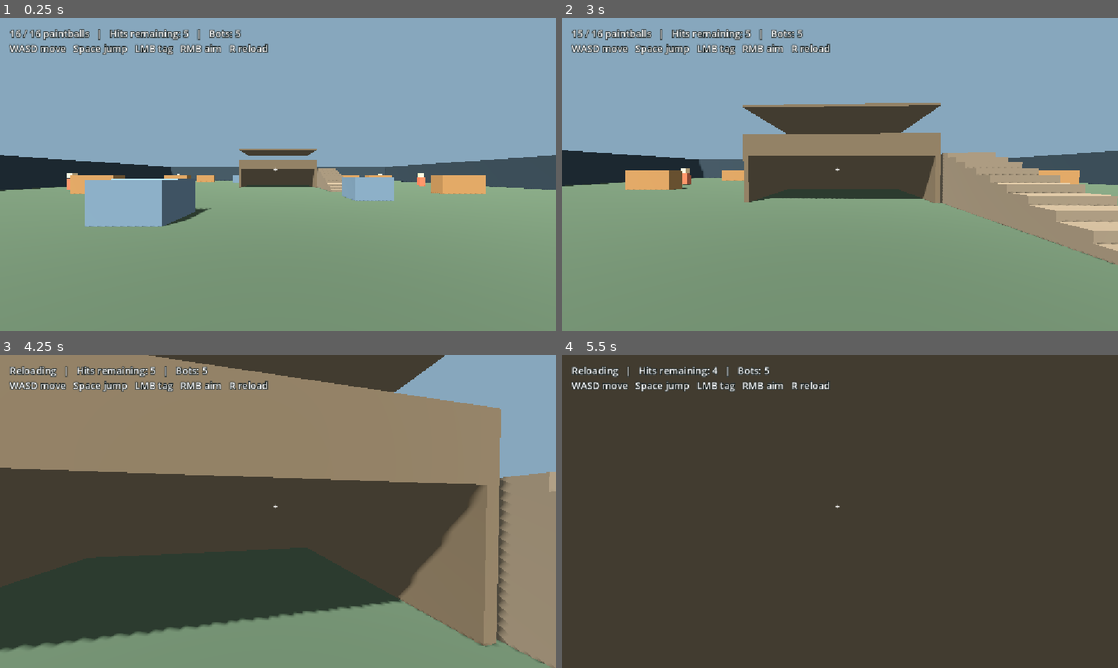
Above: before the commit, frames 1-4 (two rows, left to right).
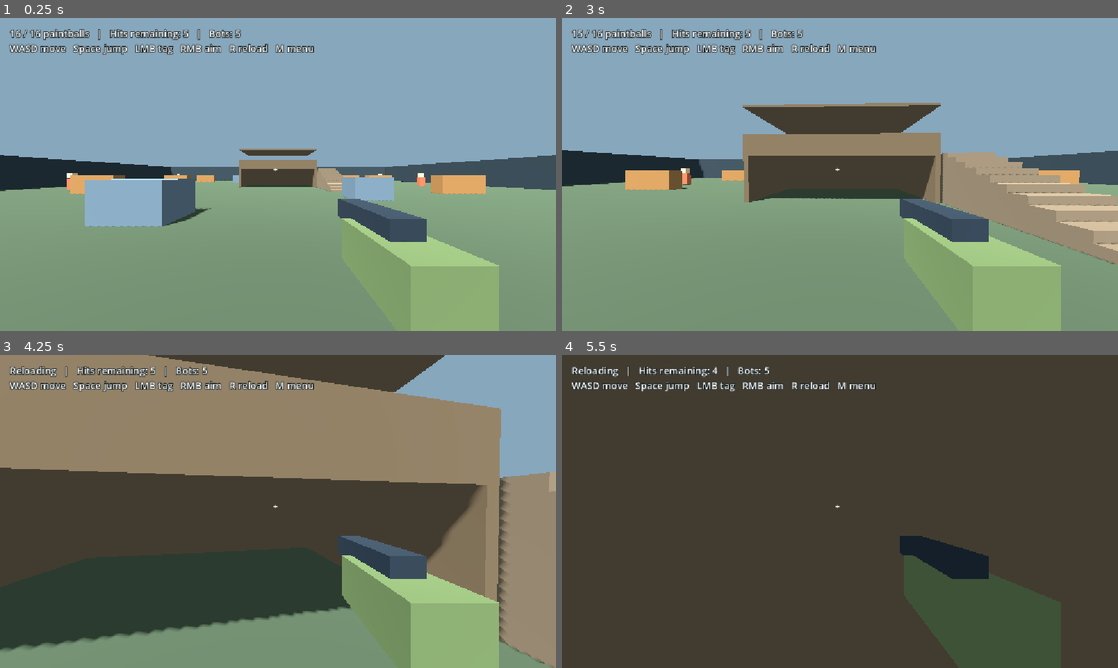
Above: after the commit, the same moments.

Repository: 302stang86/fdfd
Game: Godot game, scene res://arena.tscn
Same seed, same stepped clock (60 frames per second), same inputs: the game is played once before the commit and once after it.
Inputs (mouse positions are in pixels of both pictures, inside the frame that each line leads up to):
- Up to frame 1 (0.25 s): no input
- Up to frame 2 (3 s): tap Enter at 0.5, 1.55, 2.1 s; move the mouse to (867, 174) at 0.52 s; hold W from 0.53 s (still down); tap M at 0.6, 2.3, 2.85 s; click (867, 174) at 0.67 s; tap Space at 0.77, 1.52 s; tap R at 0.8, 1.35 s; move the mouse to (812, 174) at 1.27 s; click (812, 174) at 1.42 s; move the mouse to (851, 168) at 2.02 s; click (851, 168) at 2.17 s; move the mouse to (834, 180) at 2.77 s; click (834, 180) at 2.92 s
- Up to frame 3 (4.25 s): keep holding W; tap Space at 3.02, 3.77 s; tap R at 3.05, 3.6 s; move the mouse to (316, 514) at 3.52 s; click (316, 514) at 3.67 s; tap Enter at 3.8 s
- Up to frame 4 (5.5 s): keep holding W; move the mouse to (795, 508) at 4.27 s; tap Enter at 4.35 s; click (795, 508) at 4.42 s; tap Space at 4.52 s; tap M at 4.55, 5.1 s; move the mouse to (845, 511) at 5.02 s; click (845, 511) at 5.17 s; tap R at 5.3 s

The runs differ from the first frame. In frame 1, 5.1% of the frame differs, in the area x 49-90%, y 8-100%; in frame 2, 5.7%; in frame 3, 7.2%; in frame 4, 1.4%.

Commit message:
Connect character, marker, audio and map selections

Diff:
--- a/arena.gd
+++ b/arena.gd
@@ -2,7 +2,21 @@
 
 const SPEED := 5.0
 const LOOK := 0.0025
-const MAGAZINE := 16
+signal menu_requested
+
+const MAGAZINES := [16, 6, 4]
+const RELOAD_TIMES := [2.0, 0.85, 1.5]
+const SHOT_INTERVALS := [0.11, 0.85, 1.15]
+const AIM_FOVS := [62.0, 28.0, 70.0]
+
+var marker_id := 0
+var map_id := 0
+var outfit_color := Color("#63774b")
+var custom_layout: Dictionary = {}
+var shot_audio: AudioStreamPlayer
+
+func magazine_size() -> int:
+	return MAGAZINES[marker_id]
 
 var player: CharacterBody3D
 var camera: Camera3D
@@ -10,7 +24,7 @@
 var bots: Array[CharacterBody3D] = []
 var bot_velocities: Array[Vector3] = []
 var spawn := Vector3(0, 0.1, 19)
-var ammo := MAGAZINE
+var ammo := 16
 var health := 5
 var reload := 0.0
 var cooldown := 0.0
@@ -36,28 +50,21 @@
 	for side in [-1, 1]:
 		box(Vector3(side * 24, 1.5, 0), Vector3(0.5, 3, 48), Color("#323e43"))
 		box(Vector3(0, 1.5, side * 24), Vector3(48, 3, 0.5), Color("#323e43"))
+		if map_id != 0:
+			continue
 		for z in [-16, -6, 5, 14]:
 			box(Vector3(side * 13, 0.65, z), Vector3(3, 1.3, 1), Color("#a17443"))
-	for point in [Vector3(-4, 0.6, 13), Vector3(5, 0.6, 8), Vector3(-6, 0.6, -12), Vector3(7, 0.6, -14)]:
-		box(point, Vector3(2, 1.2, 2), Color("#647984"))
-
-	var building := Color("#695943")
-	box(Vector3(0, 1.95, -4), Vector3(8, 0.1, 6), building)
-	box(Vector3(0, 3.95, -4), Vector3(8, 0.1, 6), building)
-	for x in [-3.9, 3.9]:
-		box(Vector3(x, 1, -4), Vector3(0.2, 2, 6), building)
-	box(Vector3(0, 1, -6.9), Vector3(8, 2, 0.2), building)
-	box(Vector3(0, 2.4, -6.9), Vector3(8, 0.8, 0.2), building)
-	box(Vector3(0, 2.4, -1.1), Vector3(8, 0.8, 0.2), building)
-	# Raised exterior steps. Each tread rises 0.2 m.
-	for step in range(10):
-		var height := (step + 1) * 0.2
-		box(Vector3(5, height / 2.0, 4 - step * 0.55),
-			Vector3(1.8, height, 0.56), Color("#7b6b55"), self, false)
-	# A continuous collision ramp lets CharacterBody3D climb the visible steps.
-	var ramp := box(Vector3(5, 0.90, 1.525), Vector3(1.75, 0.12, 5.89),
-		building, self, true, false)
-	ramp.rotation.x = atan2(2.0, 5.5)
+	if map_id == 0:
+		build_field_day()
+	elif map_id >= 2:
+		for cell in custom_layout:
+			var coordinates := String(cell).split(",")
+			if coordinates.size() != 2 or not coordinates[0].is_valid_int() or not coordinates[1].is_valid_int():
+				continue
+			var x := coordinates[0].to_int()
+			var z := coordinates[1].to_int()
+			if absi(x) <= 20 and absi(z) <= 16:
+				box(Vector3(x, 0.65, z), Vector3(1.7, 1.3, 1.7), Color("#a17443"))
 
 	player = actor(spawn)
 	player.floor_snap_length = 0.35
@@ -65,6 +72,9 @@
 	camera.position.y = 1.35
 	camera.current = true
 	player.add_child(camera)
+	box(Vector3(0.32, -0.24, -0.54), Vector3(0.16, 0.15, 0.38), outfit_color, camera, false)
+	box(Vector3(0.32, -0.15, -0.68), Vector3(0.09, 0.08, 0.41), Color("#27323b"), camera, false)
+	create_shot_audio()
 	var overlay := CanvasLayer.new()
 	add_child(overlay)
 	hud = Label.new()
@@ -138,7 +148,7 @@
 	player.velocity = Vector3.ZERO
 	camera.rotation.x = 0
 	health = 5
-	ammo = MAGAZINE
+	ammo = magazine_size()
 	reload = 0
 	cooldown = 0
 	bot_clock = 0
@@ -148,12 +158,15 @@
 
 func _unhandled_input(event: InputEvent) -> void:
 	if event is InputEventKey and event.pressed and not event.echo:
+		if event.keycode == KEY_M and not menu_requested.get_connections().is_empty():
+			menu_requested.emit()
+			return
 		if event.keycode == KEY_ESCAPE:
 			Input.mouse_mode = Input.MOUSE_MODE_VISIBLE
 		if event.keycode == KEY_ENTER and outcome != "":
 			start_match()
-		if event.keycode == KEY_R and reload <= 0 and ammo < MAGAZINE and outcome == "":
-			reload = 2.0
+		if event.keycode == KEY_R and reload <= 0 and ammo < magazine_size() and outcome == "":
+			reload = RELOAD_TIMES[marker_id]
 	if event is InputEventMouseButton and event.pressed and event.button_index == MOUSE_BUTTON_LEFT:
 		if Input.mouse_mode != Input.MOUSE_MODE_CAPTURED:
 			Input.mouse_mode = Input.MOUSE_MODE_CAPTURED
@@ -178,7 +191,7 @@
 	if player.is_on_floor() and Input.is_physical_key_pressed(KEY_SPACE):
 		player.velocity.y = 3.3
 	player.move_and_slide()
-	var aim_fov := 62.0 if Input.is_mouse_button_pressed(MOUSE_BUTTON_RIGHT) else 78.0
+	var aim_fov: float = AIM_FOVS[marker_id] if Input.is_mouse_button_pressed(MOUSE_BUTTON_RIGHT) else 78.0
 	camera.fov = move_toward(camera.fov, aim_fov, 120.0 * delta)
 	cooldown = maxf(cooldown - delta, 0)
 	if fire_requested:
@@ -189,7 +202,7 @@
 	if reload > 0:
 		reload = maxf(reload - delta, 0)
 		if reload == 0:
-			ammo = MAGAZINE
+			ammo = magazine_size()
 	bot_clock += delta
 	var bot_fire := bot_clock >= 1.5
 	if bot_fire:
@@ -230,21 +243,74 @@
 	if cooldown > 0 or reload > 0 or ammo == 0:
 		return
 	ammo -= 1
-	cooldown = 0.11
+	cooldown = SHOT_INTERVALS[marker_id]
+	shot_audio.play()
 	var origin := camera.global_position
 	var hit := trace(origin, origin - camera.global_basis.z * 70, player)
+	var tagged: Array[CharacterBody3D] = []
 	var target = hit.get("collider")
-	var index := bots.find(target) if target is CharacterBody3D else -1
-	if index >= 0:
+	if target is CharacterBody3D and bots.has(target):
+		tagged.append(target)
+	if marker_id == 2 and not hit.is_empty():
+		var impact: Vector3 = hit["position"]
+		var splash_origin: Vector3 = impact + hit["normal"] * 0.08
+		for bot in bots:
+			if tagged.has(bot) or bot.position.distance_to(impact) > 4.0:
+				continue
+			var splash := trace(splash_origin, bot.position + Vector3.UP * 0.75, player)
+			if splash.get("collider") == bot:
+				tagged.append(bot)
+	for bot in tagged:
+		var index := bots.find(bot)
 		bots.remove_at(index)
 		bot_velocities.remove_at(index)
-		target.queue_free()
-		if bots.is_empty():
-			outcome = "Arena cleared! Press Enter to restart."
+		bot.queue_free()
+	if bots.is_empty():
+		outcome = "Arena cleared! Press Enter to restart."
 	update_hud()
 
 func update_hud() -> void:
-	var status := "Reloading" if reload > 0 else "%d / %d paintballs" % [ammo, MAGAZINE]
-	hud.text = "%s   |   Hits remaining: %d   |   Bots: %d\nWASD move   Space jump   LMB tag   RMB aim   R reload\n%s" % [
+	var status := "Reloading" if reload > 0 else "%d / %d paintballs" % [ammo, magazine_size()]
+	hud.text = "%s   |   Hits remaining: %d   |   Bots: %d\nWASD move   Space jump   LMB tag   RMB aim   R reload   M menu\n%s" % [
 		status, health, bots.size(), "Click the arena to capture the mouse." if outcome.is_empty() and Input.mouse_mode != Input.MOUSE_MODE_CAPTURED else outcome
 	]
+
+func build_field_day() -> void:
+	for point in [Vector3(-4, 0.6, 13), Vector3(5, 0.6, 8), Vector3(-6, 0.6, -12), Vector3(7, 0.6, -14)]:
+		box(point, Vector3(2, 1.2, 2), Color("#647984"))
+
+	var building := Color("#695943")
+	box(Vector3(0, 1.95, -4), Vector3(8, 0.1, 6), building)
+	box(Vector3(0, 3.95, -4), Vector3(8, 0.1, 6), building)
+	for x in [-3.9, 3.9]:
+		box(Vector3(x, 1, -4), Vector3(0.2, 2, 6), building)
+	box(Vector3(0, 1, -6.9), Vector3(8, 2, 0.2), building)
+	box(Vector3(0, 2.4, -6.9), Vector3(8, 0.8, 0.2), building)
+	box(Vector3(0, 2.4, -1.1), Vector3(8, 0.8, 0.2), building)
+	# Raised exterior steps. Each tread rises 0.2 m.
+	for step in range(10):
+		var height := (step + 1) * 0.2
+		box(Vector3(5, height / 2.0, 4 - step * 0.55),
+			Vector3(1.8, height, 0.56), Color("#7b6b55"), self, false)
+	# A continuous collision ramp lets CharacterBody3D climb the visible steps.
+	var ramp := box(Vector3(5, 0.90, 1.525), Vector3(1.75, 0.12, 5.89),
+		building, self, true, false)
+	ramp.rotation.x = atan2(2.0, 5.5)
+
+
+func create_shot_audio() -> void:
+	var clip := AudioStreamWAV.new()
+	clip.format = AudioStreamWAV.FORMAT_16_BITS
+	clip.mix_rate = 22050
+	var samples := PackedByteArray()
+	var length := 1100
+	samples.resize(length * 2)
+	for frame in range(length):
+		var fade := 1.0 - float(frame) / float(length)
+		var click := sin(float(frame) * (0.21 - marker_id * 0.04))
+		var sample := (click * 0.6 + randf_range(-0.4, 0.4)) * fade * fade
+		samples.encode_s16(frame * 2, int(sample * 14000))
+	clip.data = samples
+	shot_audio = AudioStreamPlayer.new()
+	shot_audio.stream = clip
+	add_child(shot_audio)
